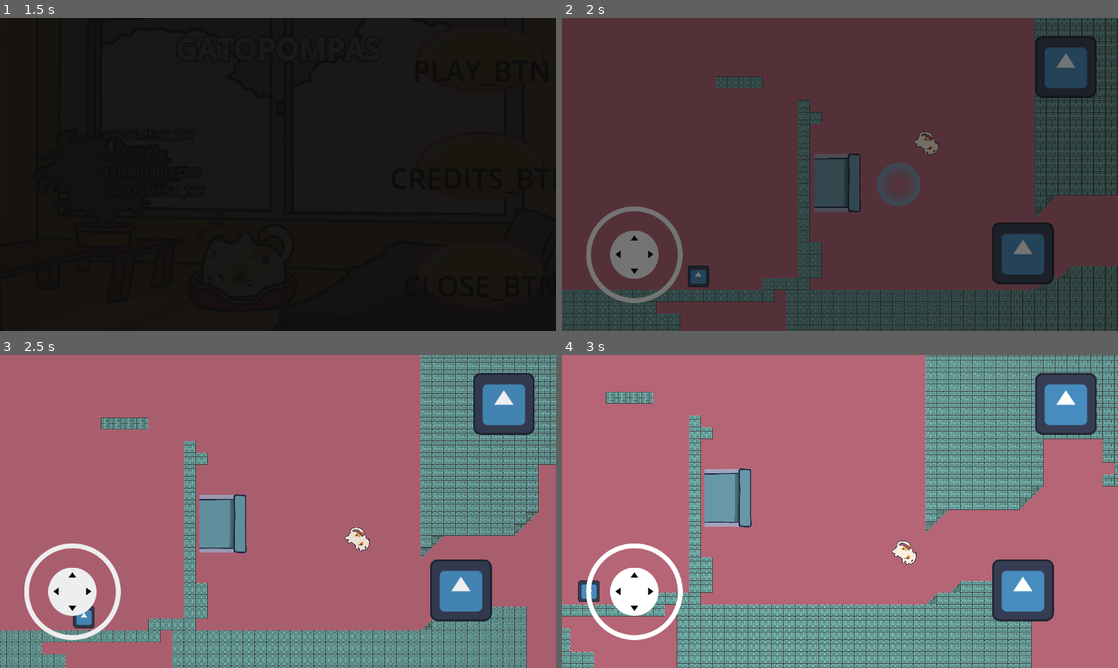
Above: before the commit, frames 1-4 (two rows, left to right).
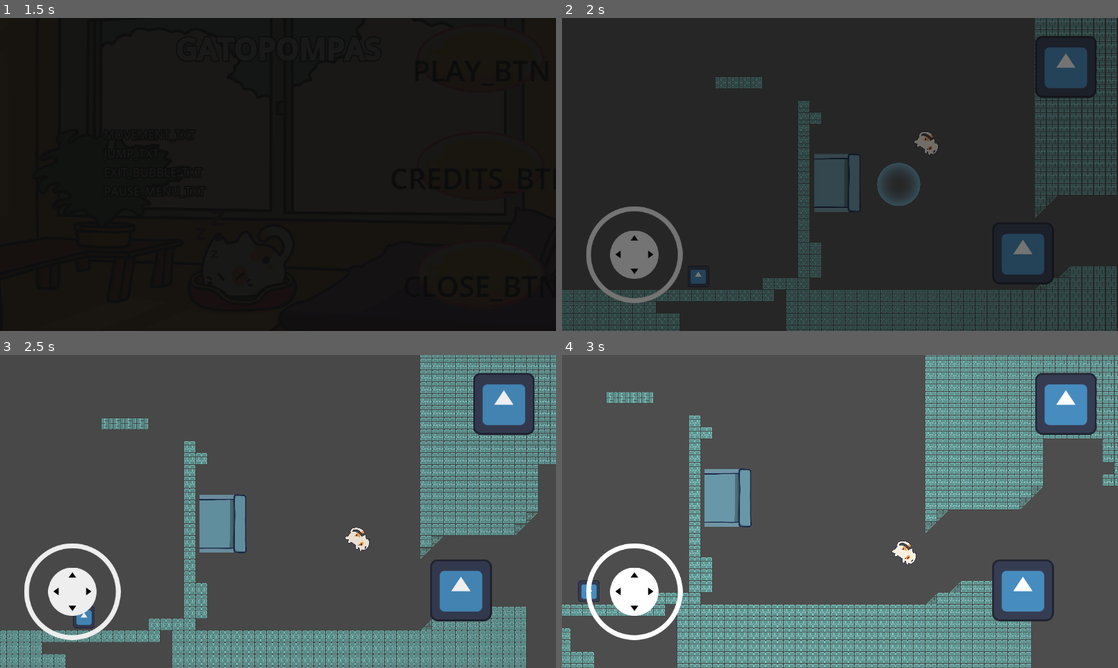
Above: after the commit, the same moments.

Repository: ManuelOteroFernandez/GGJ25
Game: Godot game, scene res://Enviroment/SceneManager/SceneManager.tscn
Two runs of this game, one before a commit and one after it. Both use one fixed random seed, a clock stepped at 60 frames per second and the inputs below. The engine's default icon, where the game draws it, is replaced by a stand-in: a white triangle on a blue panel in a dark square.
Inputs (mouse positions are in pixels of both pictures, inside the frame that each line leads up to):
- Up to frame 1 (1.5 s): click "PLAY_BTN" at 0.5 s; click "PLAY_BTN" at 1.25 s
- Up to frame 2 (2 s): no input
- Up to frame 3 (2.5 s): tap Enter (ui_accept) at 2, 2.27 s; move the mouse to (400, 495) at 2.02 s; hold Right (ui_right) from 2.03 s (still down); click (400, 495) at 2.17 s
- Up to frame 4 (3 s): release Right (ui_right) at 2.75 s; drag from (728, 527) to (612, 608) at 2.77 s

Frame 1 is identical in both runs. In frame 2, 71% of the frame differs, in the area x 0-100%, y 0-100%; in frame 3, 68%; in frame 4, 64%.

Commit message:
Shape slide

Diff:
--- a/Character/Character.tscn
+++ b/Character/Character.tscn
@@ -167,14 +167,12 @@
 script = ExtResource("21_7fhq0")
 
 [node name="RayCastDer" type="RayCast2D" parent="."]
-position = Vector2(63, 0)
-target_position = Vector2(5, 0)
+target_position = Vector2(73, 0)
 collision_mask = 2
 collide_with_areas = true
 
 [node name="RayCastIzq" type="RayCast2D" parent="."]
-position = Vector2(-63, 0)
-target_position = Vector2(-5, 0)
+target_position = Vector2(-73, 0)
 collision_mask = 2
 collide_with_areas = true
 
@@ -190,11 +188,12 @@
 script = ExtResource("24_538os")
 
 [node name="ColorRect" type="ColorRect" parent="."]
+visible = false
 z_index = -37
-offset_left = -3399.0
-offset_top = -2143.0
-offset_right = -2413.0
-offset_bottom = -1528.0
+offset_left = -3429.0
+offset_top = -2169.0
+offset_right = -2443.0
+offset_bottom = -1554.0
 scale = Vector2(6.89, 6.89)
 color = Color(0.709804, 0.396078, 0.462745, 1)
 
--- a/Character/character.gd
+++ b/Character/character.gd
@@ -14,8 +14,9 @@
 
 const FORCE_BUBBLE = 0.5
 
+@onready var collision_shape: CollisionShape2D = $CollisionShape2D
 @onready var shape_cat: CapsuleShape2D = load("res://Character/shapeCat.tres")
-@onready var shape_bubble: CircleShape2D = load("res://Character/shapeBubble.tres")
+@onready var shape_slide: CapsuleShape2D = load("res://Character/shape_slide.tres")
 
 @onready var audio_comp = $AudioStreamPlayer2D
 @onready var first_parent = get_parent()
@@ -138,15 +139,38 @@
 func _bubble_pop():
 	call_deferred("set_move_mode",MOVE_SET.NORMAL)
 
+func _change_shape():
+	if anim_state == ANIM_STATE_SET.WALL:
+		if collision_shape.shape != shape_slide:
+
+			collision_shape.shape = shape_slide
+			collision_shape.rotation_degrees = 0
+			collision_shape.position = Vector2(-37 if current_dir < 0 else 37,-29)
+
+	elif collision_shape.shape != shape_cat:
+
+		collision_shape.shape = shape_cat
+		collision_shape.rotation_degrees = 90
+		collision_shape.position = Vector2.ZERO
+
+
 func _move_on_ground(delta:float, direction:float) -> void:
 	if not is_on_floor():
-		if _is_on_wall():
+
+		var space_state = get_world_2d().direct_space_state
+		var query = PhysicsRayQueryParameters2D.create(global_position, global_position + Vector2(0, 256))
+		var result = space_state.intersect_ray(query)
+
+		if _is_on_wall() and not result:
 			if velocity.y < 0:
 				velocity.y = 0
 			velocity += GRAVITY_WALL * delta
 			anim_state = ANIM_STATE_SET.WALL
+
 		else:
 			velocity += get_gravity() * delta
+
+	_change_shape()
 
 
 	if anim_state != ANIM_STATE_SET.JUMP_WALL:
--- a/Character/shapeBubble.tres
+++ /dev/null
@@ -1,4 +0,0 @@
-[gd_resource type="CircleShape2D" format=3 uid="uid://cw3kl0evd7n1v"]
-
-[resource]
-radius = 120.0
--- /dev/null
+++ b/Character/shape_slide.tres
@@ -0,0 +1,5 @@
+[gd_resource type="CapsuleShape2D" format=3 uid="uid://bgux255gjm4l5"]
+
+[resource]
+radius = 26.0
+height = 102.0
